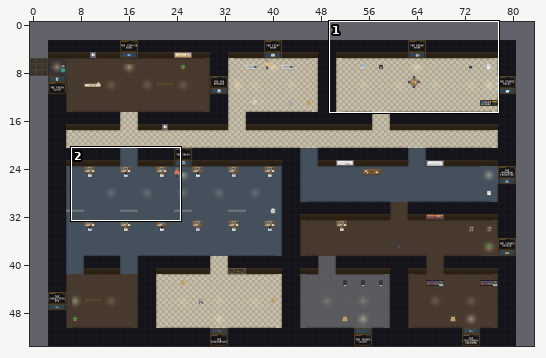
One commit to this Tiled map (JSON): maps/officefloor.tmj. Above, an overview of the earlier version with the close-up marked.
Close-up. Old version:
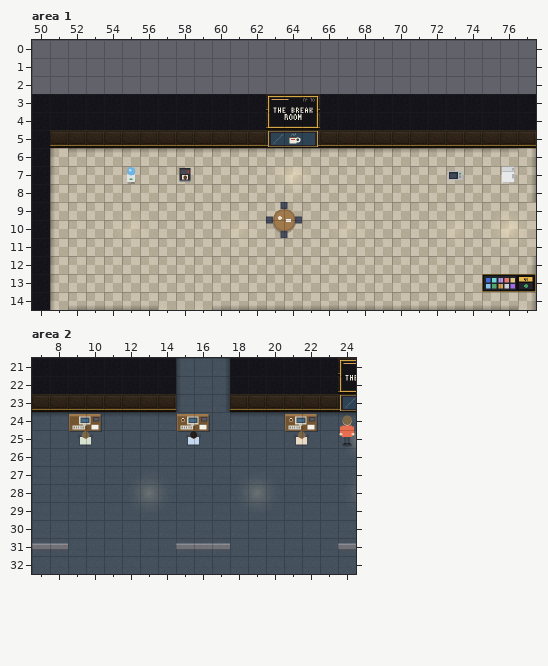
Cells are 32x32 px. Shown: area 1 x 50..77, y 0..14; area 2 x 7..24, y 21..32. The commit also changed other parts of the map, which this record leaves out.
Once edited:
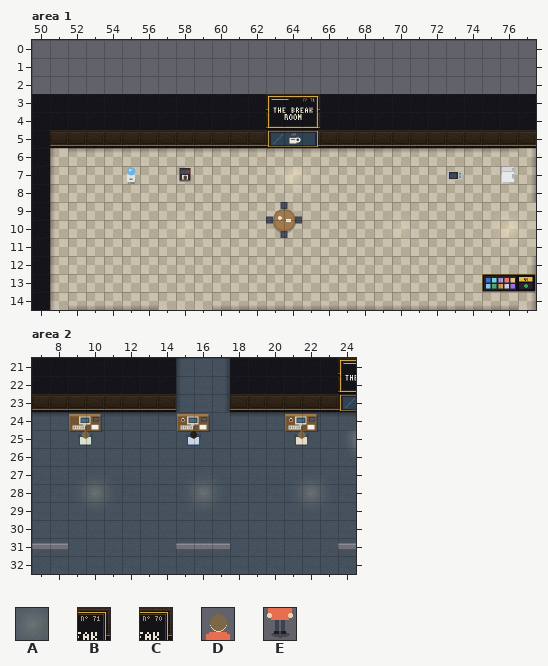
Key: from "Chunk 1": A 29, B 63, C 84, D 167, E 168.
_ is an empty cell.
See-through tiles are keyed as they look on the map.
Edits made:
Layer "walls", area 1:
y 3: x 65 C -> B
Layer "decor", area 2:
y 28: x 10 _ -> A; x 13 A -> _; x 16 _ -> A; x 19 A -> _; x 22 _ -> A
Layer "props", area 2:
y 24: x 24 D -> _
y 25: x 24 E -> _
